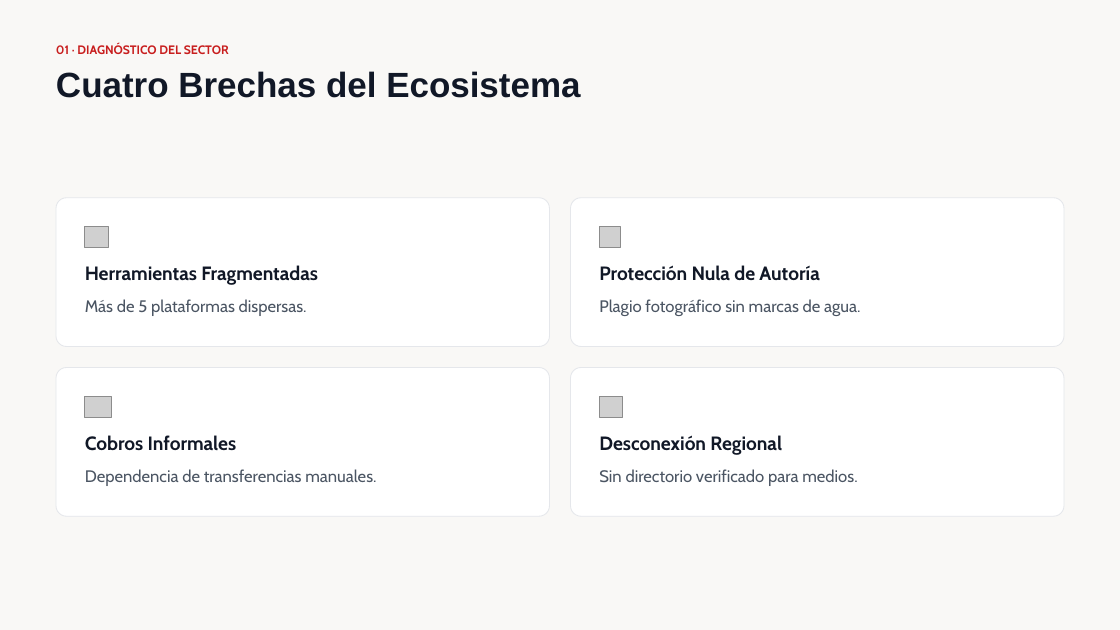
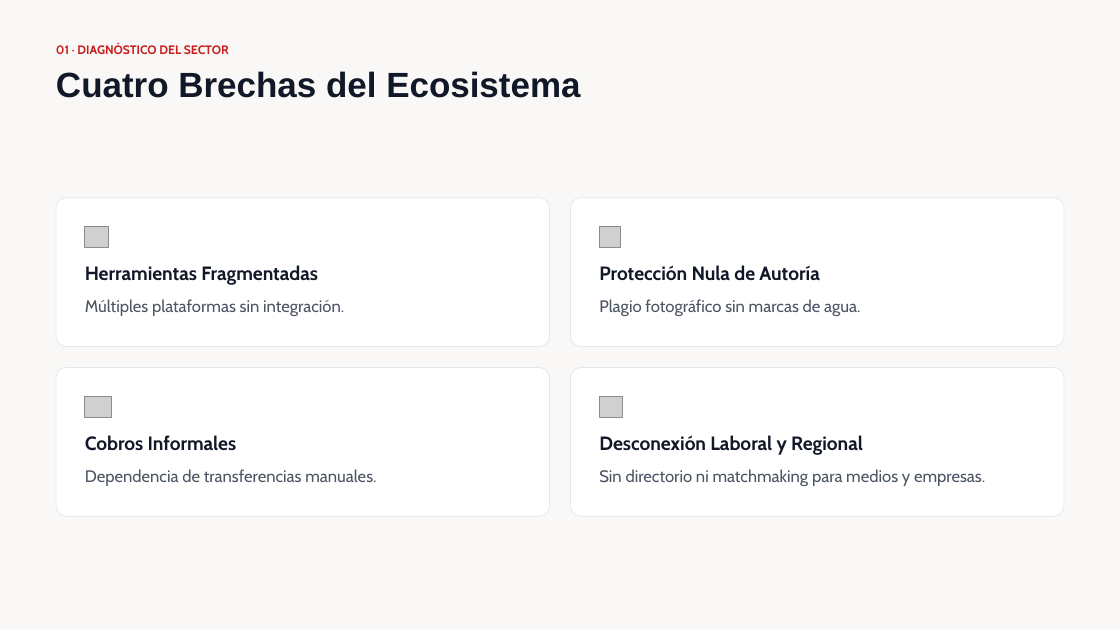
Before and after one commit to Benjamin-Duoc/CAPSTONEV2, a slide deck: slide 3 of Fase 3/Presentacion fase 3.pptx. Drawn at 1120x630 pixels with LibreOffice and Linux fonts; fonts in the diff are those of the drawing; grey boxes stand for pictures. Boxes give left, top, right and bottom in pixels: in the first picture for what was removed or moved away, otherwise in the second. Text is boxed around its words. In the diff, an @@ line names an element or a change of style, - is before the commit and + after.

```diff
--- a/Fase 3/Presentacion fase 3.pptx
+++ b/Fase 3/Presentacion fase 3.pptx
@@ text at box(85, 299, 344, 316): text changed @@
-Más de 5 plataformas dispersas.
+Múltiples plataformas sin integración.
@@ text at box(599, 435, 863, 455): text changed @@
-Desconexión Regional
+Desconexión Laboral y Regional
@@ text at box(599, 469, 985, 486): text changed @@
-Sin directorio verificado para medios.
+Sin directorio ni matchmaking para medios y empresas.
```
Also in this commit, not shown: 6 other slides changed, 2 slides added, 8 other files.
